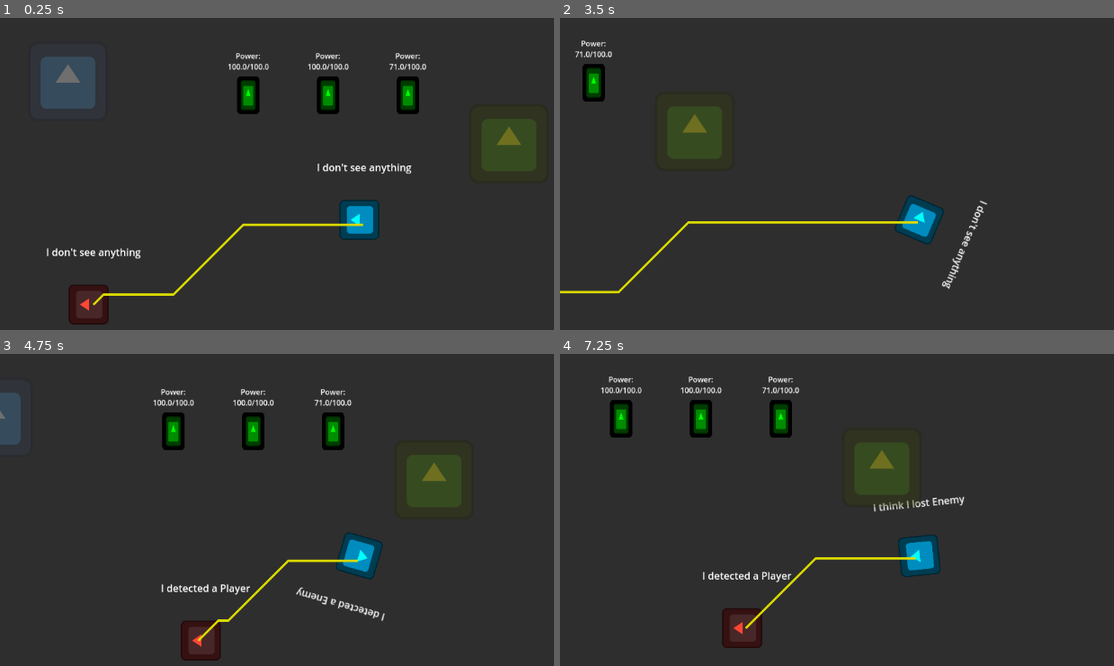
Above: before the commit, frames 1-4 (two rows, left to right).
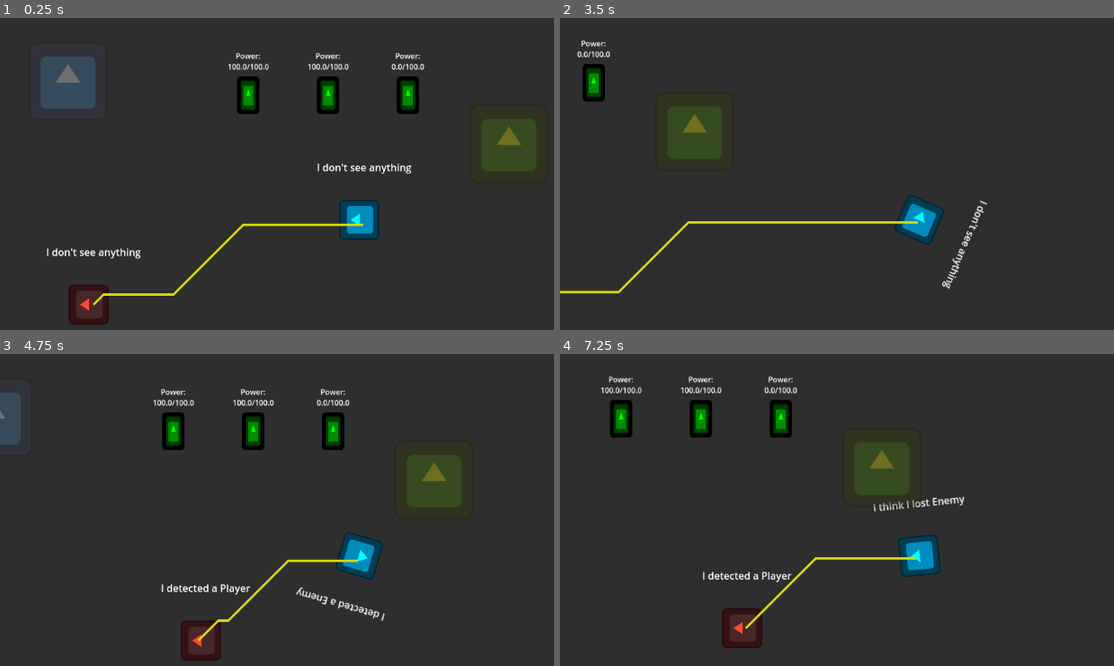
Above: after the commit, the same moments.

Repository: haladrias/godot_wild_jam_82_project
Game: Godot game, scene res://scenes/main.tscn
Two runs of this game, one before a commit and one after it. Both use one fixed random seed, a clock stepped at 60 frames per second and the inputs below. The engine's default icon, where the game draws it, is replaced by a stand-in: a white triangle on a blue panel in a dark square.
Inputs (mouse positions are in pixels of both pictures, inside the frame that each line leads up to):
- Up to frame 1 (0.25 s): no input
- Up to frame 2 (3.5 s): tap Enter at 0.5 s; move the mouse to (1075, 198) at 0.52 s; hold D (move_right) 0.53-1.28 s; hold Space (space_bar) 0.53-1.28 s; move the mouse to (776, 239) at 1.27 s; hold S (move_down) 1.28-2.03 s; tap Space (space_bar) at 1.35, 2.85 s; move the mouse to (992, 130) at 2.02 s; hold D (move_right) 2.03-2.78 s; hold Space (space_bar) 2.03-2.78 s; move the mouse to (881, 301) at 2.77 s; hold W (move_up) from 2.78 s (still down)
- Up to frame 3 (4.75 s): move the mouse to (outside the picture) at 3.52 s; release W (move_up) at 3.53 s; hold Space (space_bar) 3.53-4.28 s; hold A (move_left) from 3.53 s (still down); move the mouse to (144, 494) at 4.27 s; tap Space (space_bar) at 4.35 s
- Up to frame 4 (7.25 s): move the mouse to (953, 556) at 5.02 s; release A (move_left) at 5.03 s; hold S (move_down) 5.03-5.78 s; hold Space (space_bar) 5.03-5.78 s; move the mouse to (809, 453) at 5.77 s; hold D (move_right) 5.78-6.53 s; tap Space (space_bar) at 5.85 s; move the mouse to (1075, 534) at 6.52 s; hold W (move_up) from 6.53 s (still down); hold Space (space_bar) from 6.53 s (still down)

The runs differ from the first frame. In frame 1, 0.1% of the frame differs, in the area x 70-77%, y 14-17%; in frame 2, 0.1%; in frame 3, 0.1%, in the area x 56-64%, y 14-17%; in frame 4, 0.1%.

Commit message:
Implemented charging system with charger and refactored power management components
- Added detailed descriptions and export variables for power management.
- Implemented charging logic in PowerChargerComponent.
- Updated Battery and PowerSourceComponent to improve power handling.
- Introduced signals for battery connection status in SignalBus.

Diff:
--- a/resources/power_source.gd
+++ b/resources/power_source.gd
@@ -1,60 +1,13 @@
 @tool
 class_name PowerSource extends Resource
+## Describes  a power source that can be charged and discharged.
 
-@export_group("Power Source Stats")
+@export_group("Power Resource Stats")
 ## The current amount of power stored.
-@export_range(1.0, 100.0, 1.0) var current_power: float = 100.0
+@export_range(0.0, 100.0, 1.0) var current_power: float = 100.0
 ## The maximum power capacity.
 @export_range(1.0, 100.0, 1.0) var max_power: float = 100.0
+## The minimum power level that a randomized PowerSource can have.
+@export_range(0.0, 100.0, 05.0) var rand_min: float = 0.0
 ## The minimum power level before the source is considered depleted.
 var min_power: float = 0.0
-
-# @export_range(1.0, 100.0, 1.0) var power_rate_per_sec: float = 10.0
-## Whether the current power level should be randomized at initialization.
-@export var randomize_power: bool = false
-
-
-## Signal emitted when the power level changes.
-signal power_changed(current_power, max_power)
-## Signal emitted when the power source is fully charged.
-signal fully_charged
-## Signal emitted when the power source is depleted.
-signal depleted
-
-## Charges the power source by a given amount, respecting the charge rate and max power.
-func charge(amount: float, charge_rate: float, delta: float) -> float:
-	var power_to_add = charge_rate * delta
-	var old_power = current_power
-	current_power = min(current_power + power_to_add, max_power)
-
-	if old_power < max_power and current_power == max_power:
-		fully_charged.emit()
-
-	if old_power != current_power:
-		power_changed.emit(current_power, max_power)
-
-	return current_power - old_power
-
-## Discharges the power source by a given amount.
-func discharge(amount: float) -> float:
-	var power_to_remove = amount
-	var old_power = current_power
-	current_power = max(current_power - power_to_remove, min_power)
-
-	if old_power > min_power and current_power == min_power:
-		depleted.emit()
-
-	if old_power != current_power:
-		power_changed.emit(current_power, max_power)
-
-	return old_power - current_power
-
-## Returns true if the power source can provide the requested amount of power.
-func can_provide(amount: float) -> bool:
-	return current_power - amount >= min_power
-
-## Returns the charge level as a percentage.
-func get_charge_percentage() -> float:
-	if max_power > 0:
-		return (current_power / max_power) * 100.0
-	return 0.0
--- a/scenes/battery.tscn
+++ b/scenes/battery.tscn
@@ -1,17 +1,9 @@
-[gd_scene load_steps=9 format=3 uid="uid://cu2q0ljl5eb4i"]
+[gd_scene load_steps=7 format=3 uid="uid://cu2q0ljl5eb4i"]
 
 [ext_resource type="Script" uid="uid://d3b1mr0d6imc3" path="res://scripts/battery.gd" id="1_bavnn"]
 [ext_resource type="Texture2D" uid="uid://u5lgy7gvemfw" path="res://assets/icon.svg" id="2_ytmnr"]
-[ext_resource type="Script" uid="uid://d0sbgx6d0ds40" path="res://resources/power_source.gd" id="4_0fkoy"]
 [ext_resource type="PackedScene" uid="uid://dkkr6idllvs1p" path="res://scenes/power_source_component.tscn" id="4_op1cn"]
 [ext_resource type="PackedScene" uid="uid://cceigyv6a4qgp" path="res://scenes/interact_component.tscn" id="5_0fkoy"]
-
-[sub_resource type="Resource" id="Resource_op1cn"]
-script = ExtResource("4_0fkoy")
-current_power = 100.0
-max_power = 100.0
-randomize_power = false
-metadata/_custom_type_script = "uid://d0sbgx6d0ds40"
 
 [sub_resource type="RectangleShape2D" id="RectangleShape2D_ytmnr"]
 size = Vector2(48, 80)
@@ -19,11 +11,9 @@
 [sub_resource type="CircleShape2D" id="CircleShape2D_0fkoy"]
 radius = 64.0
 
-[node name="Battery" type="StaticBody2D" node_paths=PackedStringArray("power_source_component", "interact_component")]
+[node name="Battery" type="StaticBody2D" node_paths=PackedStringArray("interact_component")]
 scale = Vector2(0.75, 0.75)
 script = ExtResource("1_bavnn")
-power_source = SubResource("Resource_op1cn")
-power_source_component = NodePath("PowerSourceComponent")
 interact_component = NodePath("InteractComponent")
 
 [node name="Icon" type="Sprite2D" parent="."]
--- a/scenes/game.tscn
+++ b/scenes/game.tscn
@@ -12,21 +12,7 @@
 script = ExtResource("6_p57ef")
 current_power = 100.0
 max_power = 100.0
-randomize_power = false
-metadata/_custom_type_script = "uid://d0sbgx6d0ds40"
-
-[sub_resource type="Resource" id="Resource_gee14"]
-script = ExtResource("6_p57ef")
-current_power = 81.0
-max_power = 46.0
-randomize_power = false
-metadata/_custom_type_script = "uid://d0sbgx6d0ds40"
-
-[sub_resource type="Resource" id="Resource_0tnpc"]
-script = ExtResource("6_p57ef")
-current_power = 100.0
-max_power = 100.0
-randomize_power = false
+rand_min = 0.0
 metadata/_custom_type_script = "uid://d0sbgx6d0ds40"
 
 [node name="Game" type="Node2D"]
@@ -48,16 +34,13 @@
 [node name="Battery" parent="." instance=ExtResource("5_iywne")]
 position = Vector2(768, 184)
 power_source = SubResource("Resource_u5sy4")
-randomize_power = true
-rand_min = 30.0
+current_power = 0.0
 
 [node name="Battery2" parent="." instance=ExtResource("5_iywne")]
 position = Vector2(640, 184)
-power_source = SubResource("Resource_gee14")
 
 [node name="Battery3" parent="." instance=ExtResource("5_iywne")]
 position = Vector2(512, 184)
-power_source = SubResource("Resource_0tnpc")
 
 [node name="Charger" parent="." instance=ExtResource("7_u5sy4")]
 position = Vector2(931, 262)
--- a/scripts/battery.gd
+++ b/scripts/battery.gd
@@ -1,37 +1,36 @@
 class_name Battery extends PowerSourceComponent
 
 ## The PowerSource resource that defines the properties of this component.
+# @export var power_source_component: PowerSourceComponent
 @export var power_source: PowerSource
-@export var power_source_component: PowerSourceComponent
 @export var interact_component: InteractComponent
 @onready var debug_label: RichTextLabel = $debug_label
-@export var randomize_power: bool = false
-## The minimum power level that a randomized PowerSource can have.
-@export_range(0.0, 100.0, 5.0) var rand_min: float = 0.0
+
+
 
 
 func _process(_delta: float) -> void:
-	DebugTools.update_debug_label(debug_label, "Power: " + str(snappedf(power_source.current_power, 0.5)) + "/" + str(snappedf(power_source.max_power, 0.5)))
+	DebugTools.update_debug_label(debug_label, "Power: " + str(snappedf(current_power, 0.5)) + "/" + str(snappedf(max_power, 0.5)))
 
 
 func _ready() -> void:
 	SignalBus.pressed_interact.connect(interact_component.reparent_to_player)
-	power_source = PowerSource.new()
-	if not power_source_component:
-		printerr("Error: Battery requires a PowerSourceComponent.")
-	DebugTools.set_timer(.01)
+	randomize_power_level()
 	initialize_power_source()
-	randomize_power_level()
 
 
 ## Randomizes starting power level if enabled.
 func randomize_power_level() -> void:
 	if randomize_power:
-		power_source.current_power = randf_range(rand_min, power_source.max_power)
+		current_power = randf_range(rand_min, max_power)
 
 
 ## Initializes the power source with default values.
 func initialize_power_source():
-	if power_source:
-		if power_source.current_power > power_source.max_power:
-			power_source.current_power = power_source.max_power
+	power_source = PowerSource.new()
+	power_source.current_power = current_power
+	power_source.max_power = max_power
+	power_source.rand_min = rand_min
+	power_source.min_power = min_power
+	if current_power > max_power:
+		current_power = max_power
--- a/scripts/charger.gd
+++ b/scripts/charger.gd
@@ -4,28 +4,24 @@
 @onready var charge_area: Area2D = $ChargeArea
 
 
-signal battery_connected_to_charger
+# signal battery_connected_to_charger
 var battery_connected: bool = false
 
 
 func _on_charge_area_area_entered(area: Area2D) -> void:
 	if area.is_in_group("PowerSource") and battery_connected == false:
 		var battery = area.get_parent()
-		call_deferred("connect_to_charger", battery)
+		call_deferred("reparent_to_charge", battery)
 		battery_connected = true
 		battery.global_position = global_position
 		DebugTools.update_debug_label(debug_label, str(battery.name) + " connected")
 
 		## Tell power_charger_component to charge battery
-		power_charger_component.connect_to_power_source(battery)
-		battery_connected_to_charger.emit()
-
-	# elif check_battery_connected():
-	# 	if battery_connected:
-	# 		DebugTools.update_debug_label(debug_label, "Battery already connected")
+		power_charger_component.start_charge(battery)
+		SignalBus.battery_connected_to_charger()
 
 
-func connect_to_charger(b) -> void:
+func reparent_to_charge(b) -> void:
 	b.reparent(self)
 
 
--- a/scripts/power_charger_component.gd
+++ b/scripts/power_charger_component.gd
@@ -1,9 +1,28 @@
 class_name PowerChargerComponent extends Node2D
 ## Used to handle charging and discharging functions that will be used by batteries, devices, and powerrs
 
+@export_group("Power Charger Stats")
+## The amount of power charged per tick
+@export_range(1.0, 100.0, 0.1) var charge_per_tick: float = 1.0
+## The amount of time in seconds between each charge tick
+@export_range(0.01, 2.0, 0.01) var tick_interval: float = 0.05
 
-# detect when battery is in area
-# charge battery if possible
-# if battery is full, stop charging
-func connect_to_power_source(power_source: PowerSourceComponent) -> void:
+## The power source to charge
+func start_charge(power_source: PowerSourceComponent) -> void:
 	power_source.powersource_is_connected = true
+	# TODO: sound/animations
+	charge_power_source(power_source)
+	print("Starting charge")
+
+
+## Charges the power source by a given amount per tick until fully charged
+func charge_power_source(power_source: PowerSourceComponent) -> void:
+	print("Attempt to charge power source")
+	while power_source.current_power < power_source.max_power:
+		print("Charging power source")
+		power_source.current_power += charge_per_tick
+		if power_source.current_power >= power_source.max_power:
+			power_source.current_power = power_source.max_power
+			power_source.fully_charged.emit() # TODO: what to connect this to?
+		await get_tree().create_timer(tick_interval).timeout
+		continue
--- a/scripts/power_source_component.gd
+++ b/scripts/power_source_component.gd
@@ -1,10 +1,60 @@
 class_name PowerSourceComponent extends Node2D
 ## Manages logic for PowerSource such as charging and discharging
 
+# Probably needs to go into a resource
+@export_group("Power Source Stats")
+## The current amount of power stored.
+@export_range(0.0, 100.0, 1.0) var current_power: float = 100.0: set = _set_current_power
+## The maximum power capacity.
+@export_range(1.0, 100.0, 1.0) var max_power: float = 100.0
+## The minimum power level that a randomized PowerSource can have.
+@export_range(0.0, 100.0, 05.0) var rand_min: float = 0.0
+## The minimum power level before the source is considered depleted.
+var min_power: float = 0.0
 
+# @export_range(1.0, 100.0, 1.0) var power_rate_per_sec: float = 10.0
+## Whether the current power level should be randomized at initialization.
+@export var randomize_power: bool = false
 
 ## Tracks if this power source is currently connected to and powering a device.
 var powersource_is_connected: bool = false
 
-func attach_to_charger(charger: PowerChargerComponent) -> void:
-	charger.connect_to_power_source(self)
+
+## Signal emitted when the power level changes.
+signal power_changed(current_power, max_power)
+## Signal emitted when the power source is fully charged.
+signal fully_charged
+## Signal emitted when the power source is depleted.
+signal depleted
+
+func _ready() -> void:
+	print("PowerSourceComponent ready!")
+
+func _set_current_power(value: float) -> void:
+	current_power = value
+	# power_changed.emit(current_power, max_power)
+	# DebugTools.update_debug_label(get_parent().debug_label, "Power: " + str(current_power) + "/" + str(max_power))
+
+## Discharges the power source by a given amount.
+func discharge(amount: float) -> float:
+	var power_to_remove = amount
+	var old_power = current_power
+	current_power = max(current_power - power_to_remove, min_power)
+
+	if old_power > min_power and current_power == min_power:
+		depleted.emit()
+
+	if old_power != current_power:
+		power_changed.emit(current_power, max_power)
+
+	return old_power - current_power
+
+## Returns true if the power source can provide the requested amount of power.
+func can_provide(amount: float) -> bool:
+	return current_power - amount >= min_power
+
+## Returns the charge level as a percentage.
+func get_charge_percentage() -> float:
+	if max_power > 0:
+		return (current_power / max_power) * 100.0
+	return 0.0
--- a/scripts/signal_bus.gd
+++ b/scripts/signal_bus.gd
@@ -9,6 +9,12 @@
 ## Debugging signals
 signal debug_spacebar_pressed
 signal debug_set_grid_size # Signals game.gd to update the panel size to indicate grid size
+
+## Charger signals
+signal battery_in_charger
+func battery_connected_to_charger() -> void:
+	battery_in_charger.emit()
+
 
 #? Consider refactoring to remove those annoying warnings that the signals were declared but not used
 #? This has an additional benefit of being able to enforce variable type
Not shown: 1 places in scenes/game.tscn that only renumber resources
